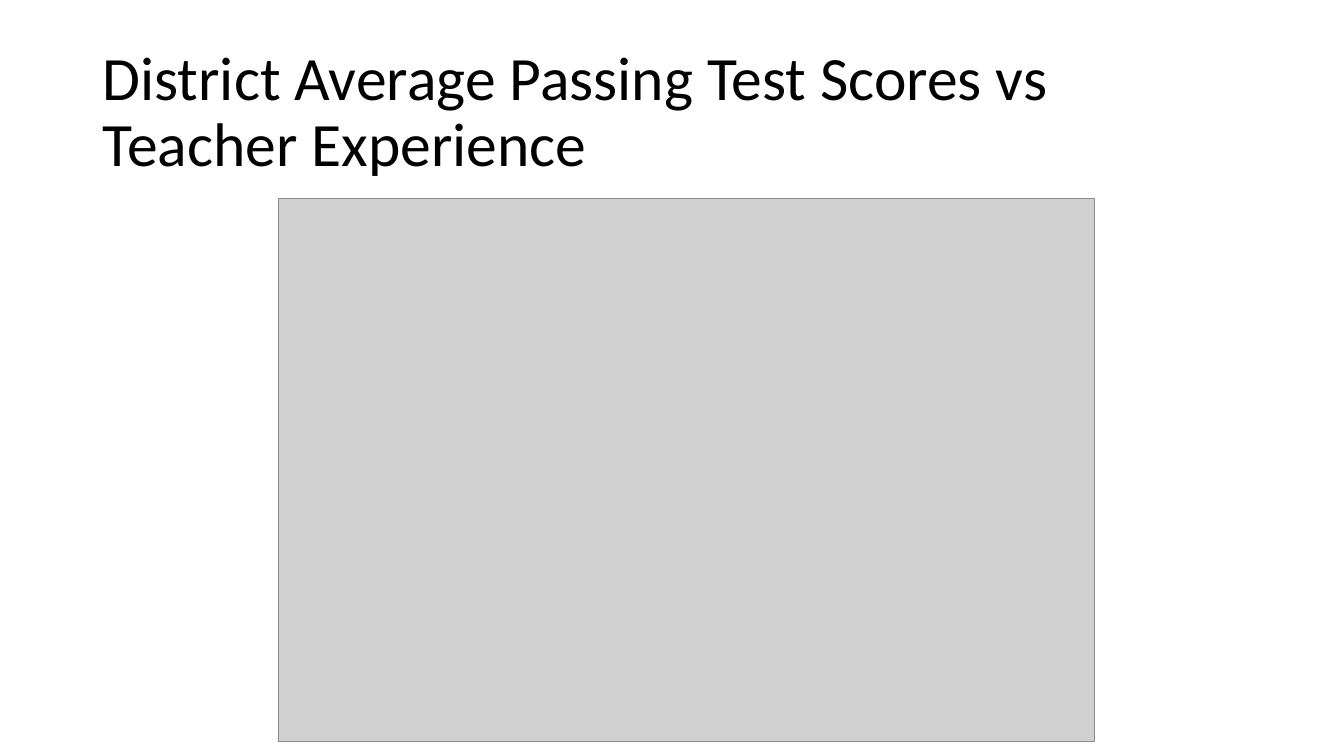
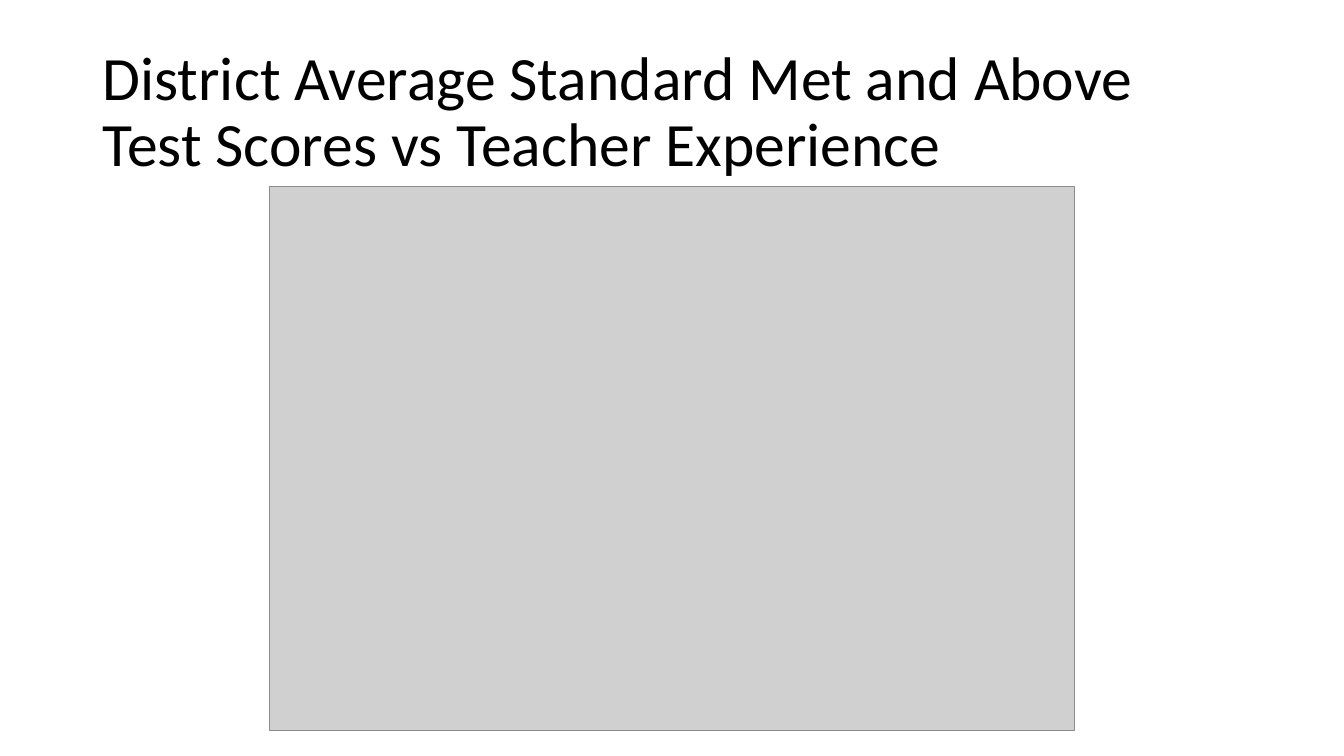
Before and after one commit to kmcclendon729/TeamBackpack, a slide deck: slide 16 of What impacts CAASP test scores in CA school.pptx. Drawn at 1344x756 pixels with LibreOffice and Linux fonts; fonts in the diff are those of the drawing; grey boxes stand for pictures; background and template pictures are left out. Boxes give left, top, right and bottom in pixels: in the first picture for what was removed or moved away, otherwise in the second. Text is boxed around its words. In the diff, an @@ line names an element or a change of style, - is before the commit and + after.

Commit message:
adding final presentation

```diff
--- a/What impacts CAASP test scores in CA school.pptx
+++ b/What impacts CAASP test scores in CA school.pptx
@@ title at [102,57,1132,176]: text changed @@
-District Average Passing Test Scores vs Teacher Experience
+District Average Standard Met and Above Test Scores vs Teacher Experience
@@ picture: place and size @@
-picture at [278,198,1094,742]
+picture at [270,187,1075,731]
```
Also in this commit, not shown: 1 slide added.
